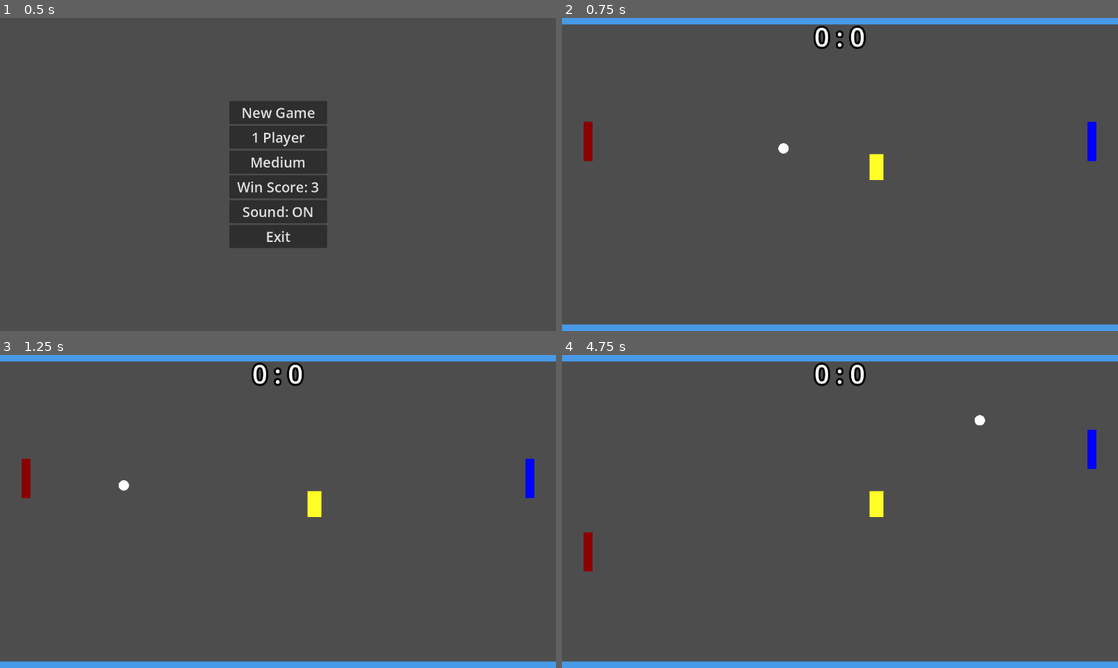
Above: before the commit, frames 1-4 (two rows, left to right).
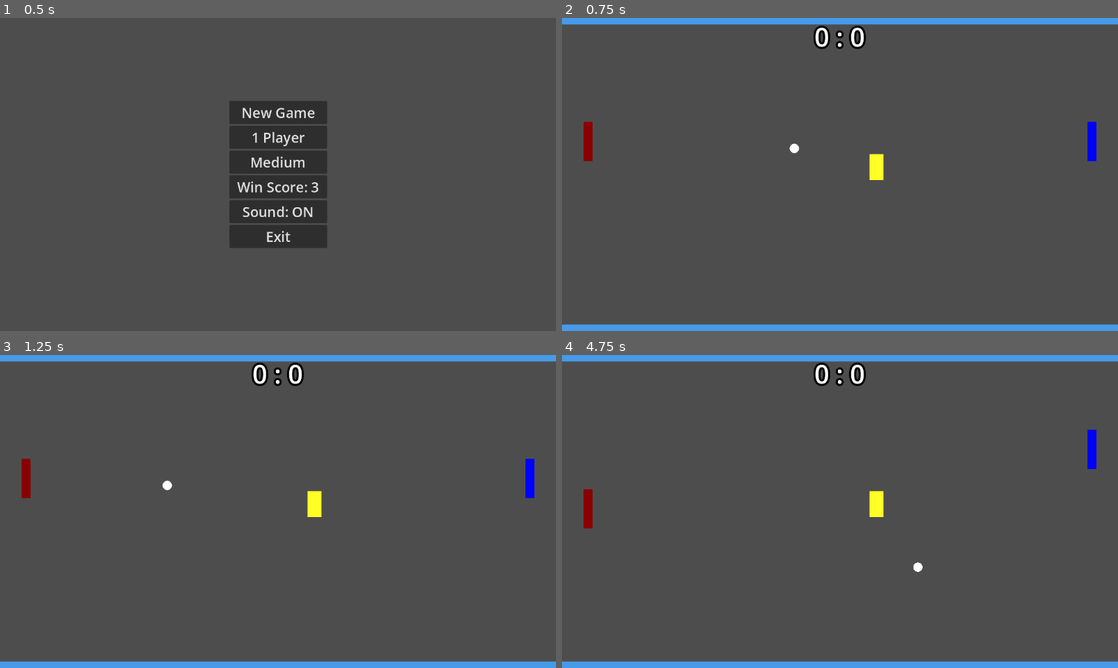
Above: after the commit, the same moments.

Repository: paganica/pongoid
Game: Godot game, scene res://scenes/main_menu.tscn
Same seed, same stepped clock (60 frames per second), same inputs: the game is played once before the commit and once after it.
Inputs:
- Up to frame 1 (0.5 s): no input
- Up to frame 2 (0.75 s): click "New Game" at 0.5 s
- Up to frame 3 (1.25 s): no input
- Up to frame 4 (4.75 s): hold Up (p1_up) 1.28-2.03 s; hold S (p2_down) 1.28-2.03 s; hold Down (p1_down) 2.03-2.78 s; tap W (p2_up) at 2.1, 3.6 s; hold S (p2_down) 2.78-3.53 s; hold Up (p1_up) 2.78-4.28 s; hold Down (p1_down) from 4.28 s (still down); hold S (p2_down) from 4.28 s (still down)

Frame 1 is identical in both runs. In frame 2, 0.1% of the frame differs, in the area x 38-43%, y 40-44%; in frame 3, 0.1%; in frame 4, 0.5%, in the area x 3-77%, y 19-70%.

Commit message:
finally multiball working

Diff:
--- a/scenes/brick.tscn
+++ b/scenes/brick.tscn
@@ -4,10 +4,8 @@
 
 [sub_resource type="RectangleShape2D" id="RectangleShape2D_0w5h4"]
 
-[node name="Brick" type="Area2D" unique_id=1713943107]
+[node name="Brick" type="StaticBody2D" unique_id=396799674]
 script = ExtResource("1_5l4w1")
 
 [node name="CollisionShape2D" type="CollisionShape2D" parent="." unique_id=1969012902]
 shape = SubResource("RectangleShape2D_0w5h4")
-
-[connection signal="body_entered" from="." to="." method="_on_body_entered"]
--- a/scenes/multi_ball.tscn
+++ /dev/null
@@ -1,11 +0,0 @@
-[gd_scene format=3 uid="uid://bstmo23u07u4a"]
-
-[ext_resource type="Script" uid="uid://cirdwe43ukr0o" path="res://scripts/multi_ball.gd" id="1_4iddo"]
-
-[sub_resource type="CircleShape2D" id="CircleShape2D_hmpk7"]
-
-[node name="MultiBall" type="CharacterBody2D" unique_id=1045586774]
-script = ExtResource("1_4iddo")
-
-[node name="CollisionShape2D" type="CollisionShape2D" parent="." unique_id=1685156479]
-shape = SubResource("CircleShape2D_hmpk7")
--- a/scripts/ball.gd
+++ b/scripts/ball.gd
@@ -1,20 +1,26 @@
 extends CharacterBody2D
 
-@export var speed := 0
-@export var size_ratio := 60.0
-var radius
-var last_hitter = null
+var speed := 300.0
+var radius := 0.0
 var is_multiball := false
 @onready var collision = $CollisionShape2D
 
+var last_hitter = null
+
 func _ready():
-	var screen_height = get_viewport_rect().size.y
-	radius = screen_height / size_ratio
-	update_collision()
+	radius = get_viewport_rect().size.x / 120.0
+	collision.shape.radius = radius
 	queue_redraw()
 	if not is_multiball:
-		speed = get_base_speed()
-		velocity = Vector2(-speed, 0)
+		velocity = Vector2(-speed, 0)  # Only set initial velocity if not multiball
+
+func _draw():
+	draw_circle(Vector2.ZERO, radius, Color.WHITE)
+
+func reset(direction: int):
+	speed = 300.0
+	velocity = Vector2(direction, 0) * speed
+	last_hitter = null
 
 func _physics_process(delta):
 	var col = move_and_collide(velocity * delta)
@@ -27,40 +33,14 @@
 			var shape = paddle.get_node("CollisionShape2D").shape
 			var half_height = shape.size.y / 2
 			var normalized = clamp(offset / half_height, -1.0, 1.0)
-
 			var paddle_influence = clamp(paddle.velocity.y / 350.0, -1.0, 1.0) * 0.4
 			var angle_factor = clamp(normalized + paddle_influence, -1.0, 1.0)
 			var angle = clamp(abs(angle_factor) * 1.1, 0.2, 1.1) * sign(angle_factor)
-
-			speed += get_speed_increment()
+			speed += 10.0
 			last_hitter = paddle
 			velocity.x = cos(angle) * speed * -sign(velocity.x)
 			velocity.y = sin(angle) * speed
+		elif collider.is_in_group("bricks"):
+			collider.hit_by(self)
 		else:
 			velocity = velocity.bounce(col.get_normal())
-
-func _draw():
-	draw_circle(Vector2.ZERO, radius, Color.WHITE)
-
-func reset(direction):
-	speed = get_base_speed()
-	last_hitter = null
-	var angle = randf_range(-0.3, 0.3)
-	velocity = Vector2(cos(angle) * direction, sin(angle)).normalized() * speed
-
-func update_collision():
-	collision.shape.radius = radius
-
-func get_base_speed():
-	match GameSettings.ai_difficulty:
-		"easy":   return 400
-		"medium": return 450
-		"hard":   return 500
-	return 450
-
-func get_speed_increment():
-	match GameSettings.ai_difficulty:
-		"easy":   return 5
-		"medium": return 10
-		"hard":   return 10
-	return 10
--- a/scripts/brick.gd
+++ b/scripts/brick.gd
@@ -1,4 +1,4 @@
-extends Area2D
+extends StaticBody2D
 
 @onready var collision = $CollisionShape2D
 
@@ -22,10 +22,11 @@
 
 var brick_width: float
 var brick_height: float
-
 var brick_type: BrickType
+var already_hit := false
 
 func _ready():
+	add_to_group("bricks")
 	brick_width = get_viewport_rect().size.x / 40.0
 	brick_height = get_viewport_rect().size.y / 12.0
 	#brick_type = randi() % BrickType.size() as BrickType
@@ -41,7 +42,9 @@
 	# draw label hint
 	draw_rect(Rect2(-brick_width / 2, -brick_height / 2, brick_width, brick_height), Color(1, 1, 1, 0.15))
 
-func _on_body_entered(body):
-	if body.name == "Ball" or body.name == "Multiball":
-		get_parent().brick_hit(self)
-		queue_free()
+func hit_by(body):
+	if already_hit:
+		return
+	already_hit = true
+	get_parent().brick_hit(self)
+	queue_free()
--- a/scripts/game.gd
+++ b/scripts/game.gd
@@ -1,7 +1,7 @@
 extends Node2D
 
+const BallScene = preload("res://scenes/ball.tscn")
 const BrickScene = preload("res://scenes/brick.tscn")
-const MultiBallScene = preload("res://scenes/multi_ball.tscn")
 const BRICK_SPAWN_INTERVAL = 8.0
 const BRICK_SPAWN_INITIAL_DELAY = 0.0
 const MAX_BRICKS = 3
@@ -47,13 +47,16 @@
 		update_score()
 		if check_win():
 			return
+
 		ball.visible = false
 		ball.set_physics_process(false)
-		await wait_for_extra_balls()
-		await get_tree().create_timer(2.0).timeout
-		ball.visible = true
-		ball.set_physics_process(true)
-		reset_ball(1)
+		if not game_over:
+			await wait_for_extra_balls()
+			await get_tree().create_timer(2.0).timeout
+			if not game_over:
+				ball.visible = true
+				ball.set_physics_process(true)
+				reset_ball(1)
 	elif body is CharacterBody2D and extra_balls.has(body):
 		extra_balls.erase(body)
 		body.queue_free()
@@ -67,13 +70,16 @@
 		update_score()
 		if check_win():
 			return
+
 		ball.visible = false
 		ball.set_physics_process(false)
-		await wait_for_extra_balls()
-		await get_tree().create_timer(2.0).timeout
-		ball.visible = true
-		ball.set_physics_process(true)
-		reset_ball(-1)
+		if not game_over:
+			await wait_for_extra_balls()
+			await get_tree().create_timer(2.0).timeout
+			if not game_over:
+				ball.visible = true
+				ball.set_physics_process(true)
+				reset_ball(1)
 	elif body is CharacterBody2D and extra_balls.has(body):
 		extra_balls.erase(body)
 		body.queue_free()
@@ -149,16 +155,26 @@
 	return null
 
 func spawn_multiballs():
+	if game_over:
+		return
+	var screen_width = get_viewport_rect().size.x
 	var screen_height = get_viewport_rect().size.y
-	var angles = [randf_range(-PI / 2, 0), randf_range(0, PI / 2)]  # one up, one down
+	var center_x = screen_width / 2.0
+	var spawn_x = clamp(ball.position.x, center_x - screen_width / 6.0, center_x + screen_width / 6.0)
+	var dir_x = 1.0 if randf() > 0.5 else -1.0
 	for i in range(2):
-		var mb = MultiBallScene.instantiate()
-		mb.radius = screen_height / 60.0
-		mb.position = ball.position + Vector2(0, (i * 2 - 1) * mb.radius * 3)  # offset up/down
-		mb.speed = ball.speed
-		mb.velocity = Vector2(cos(angles[i]), sin(angles[i])) * ball.speed
-		add_child(mb)
-		extra_balls.append(mb)
+		var new_ball = BallScene.instantiate()
+		new_ball.is_multiball = true  # ADD THIS LINE
+		new_ball.position = Vector2(spawn_x, ball.position.y + (i * 2 - 1) * screen_height / 60.0 * 3)
+		add_child(new_ball)
+		await get_tree().process_frame
+
+		var angle = randf_range(PI / 6, PI / 3) if i == 0 else randf_range(-PI / 3, -PI / 6)
+		new_ball.velocity = Vector2(cos(angle) * dir_x, sin(angle)) * ball.speed
+		new_ball.speed = ball.speed
+
+		dir_x *= -1.0
+		extra_balls.append(new_ball)
 
 func apply_timed_effect(paddle, size_delta: float, speed_delta: float):
 	var min_height = get_viewport_rect().size.y / 12.0
--- a/scripts/multi_ball.gd
+++ /dev/null
@@ -1,37 +0,0 @@
-extends CharacterBody2D
-
-var speed := 0.0
-var radius := 0.0
-@onready var collision = $CollisionShape2D
-var last_hitter = null
-
-func _ready():
-	update_collision()
-	queue_redraw()
-	# velocity and speed are set externally before add_child via set_deferred or direct
-
-func _physics_process(delta):
-	var col = move_and_collide(velocity * delta)
-	if col:
-		var collider = col.get_collider()
-		if collider.name.begins_with("Paddle"):
-			var paddle = collider
-			var offset = global_position.y - paddle.global_position.y
-			var shape = paddle.get_node("CollisionShape2D").shape
-			var half_height = shape.size.y / 2
-			var normalized = clamp(offset / half_height, -1.0, 1.0)
-			var paddle_influence = clamp(paddle.velocity.y / 350.0, -1.0, 1.0) * 0.4
-			var angle_factor = clamp(normalized + paddle_influence, -1.0, 1.0)
-			var angle = clamp(abs(angle_factor) * 1.1, 0.2, 1.1) * sign(angle_factor)
-			speed += 10.0
-			last_hitter = paddle
-			velocity.x = cos(angle) * speed * -sign(velocity.x)
-			velocity.y = sin(angle) * speed
-		else:
-			velocity = velocity.bounce(col.get_normal())
-
-func _draw():
-	draw_circle(Vector2.ZERO, radius, Color.WHITE)
-
-func update_collision():
-	collision.shape.radius = radius
Not shown, removed: scripts/multi_ball.gd.uid
